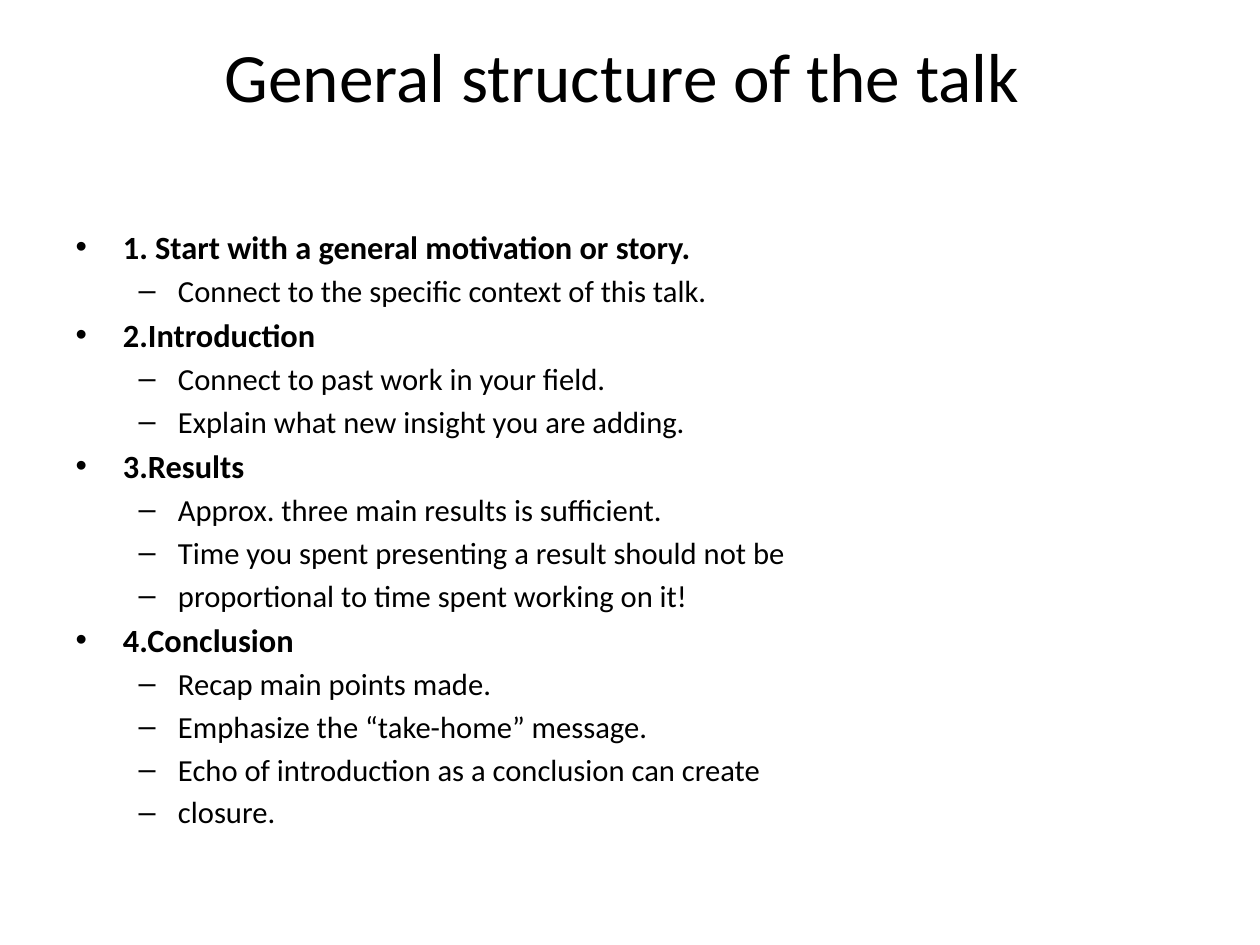
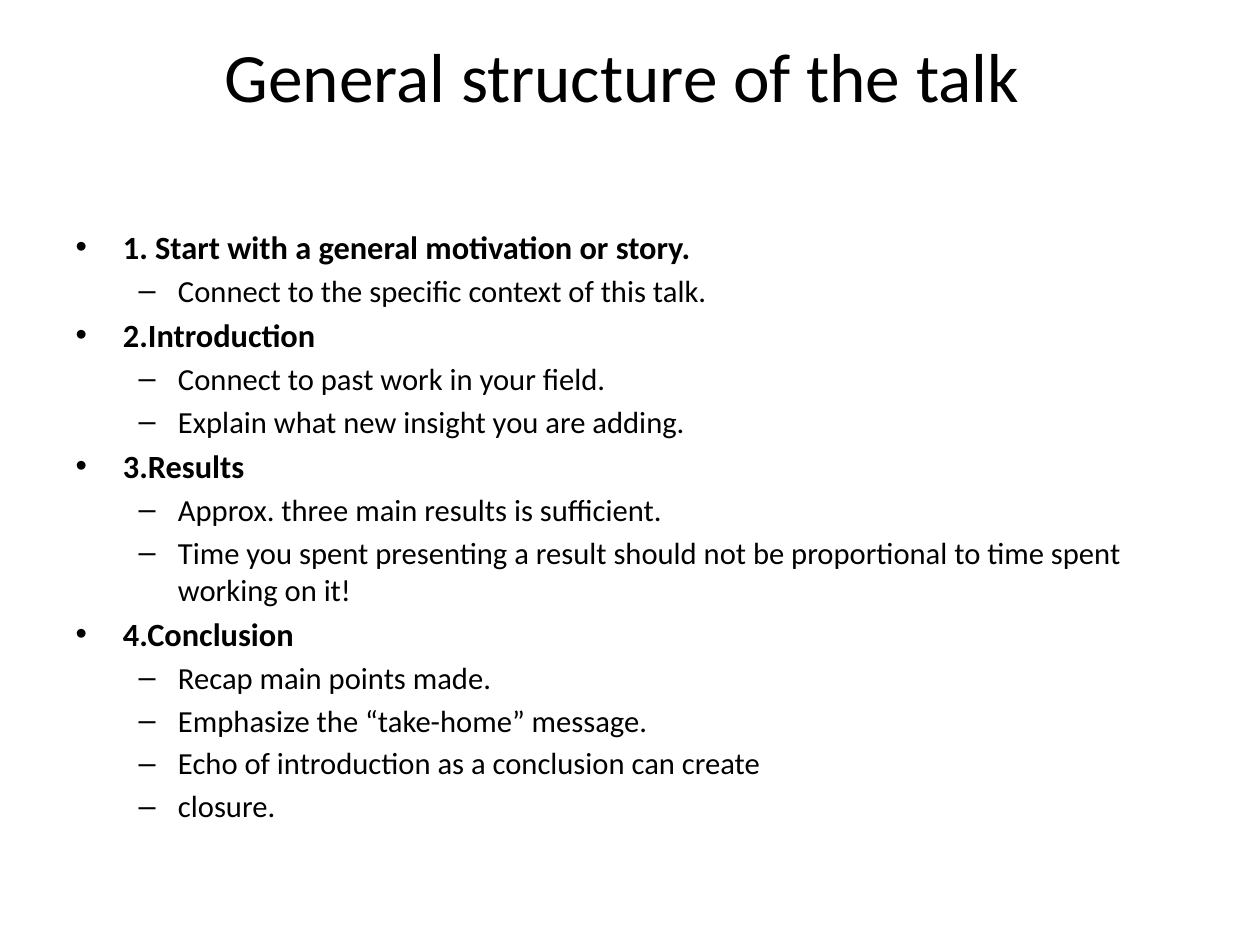
Before and after one commit to EleSwag/Elias-und-Mario, a slide deck: slide 2 of presentation/Test.pptx. Drawn at 1260x945 pixels with LibreOffice and Linux fonts; fonts in the diff are those of the drawing. Boxes give left, top, right and bottom in pixels: in the first picture for what was removed or moved away, otherwise in the second. Text is boxed around its words. In the diff, an @@ line names an element or a change of style, - is before the commit and + after.

```diff
--- a/presentation/Test.pptx
+++ b/presentation/Test.pptx
@@ text at bbox=[178, 542, 1120, 607]: text changed @@
-  – Time you spent presenting a result should not be
-  – proportional to time spent working on it!
+  – Time you spent presenting a result should not be proportional to time spent working on it!
```
Also in this commit, not shown: 6 slides added, 1 slide removed.
